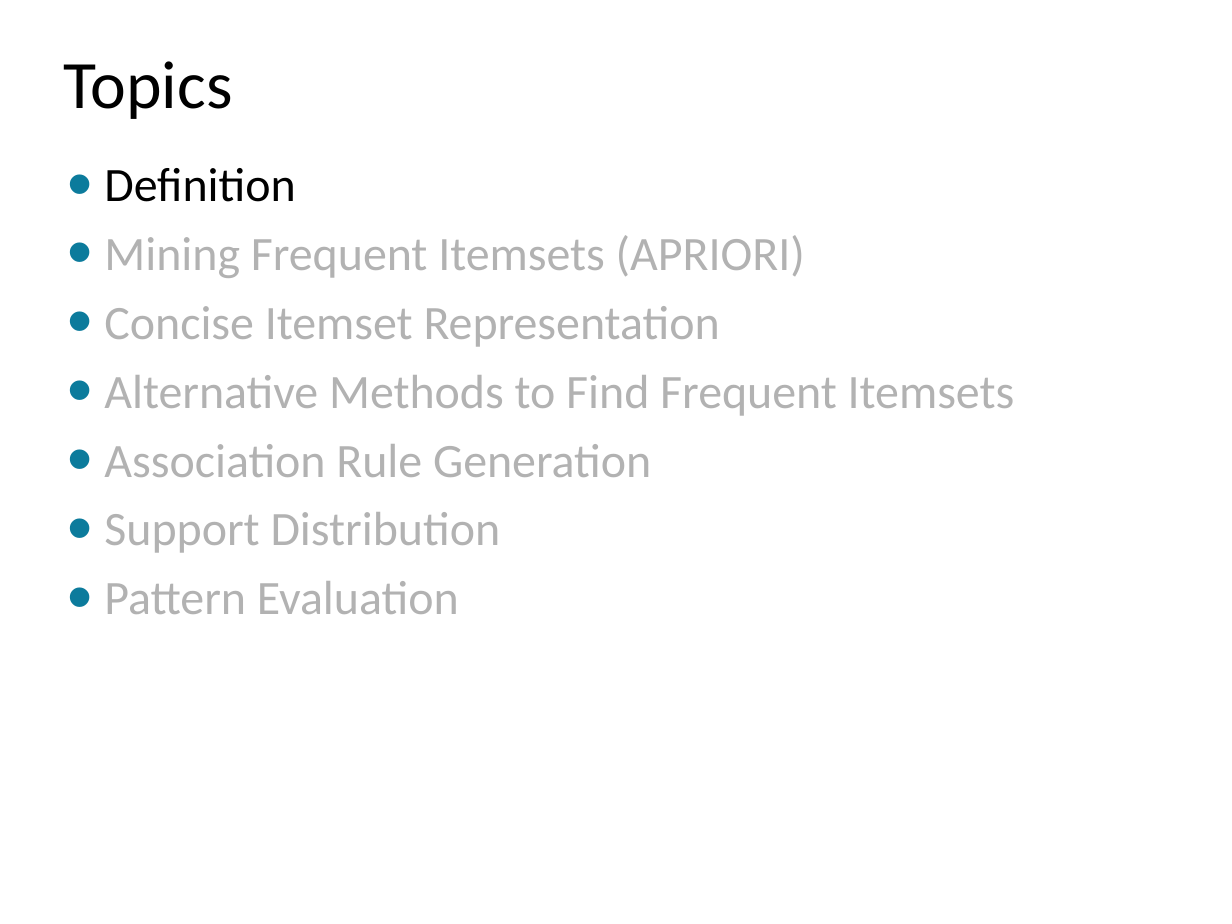
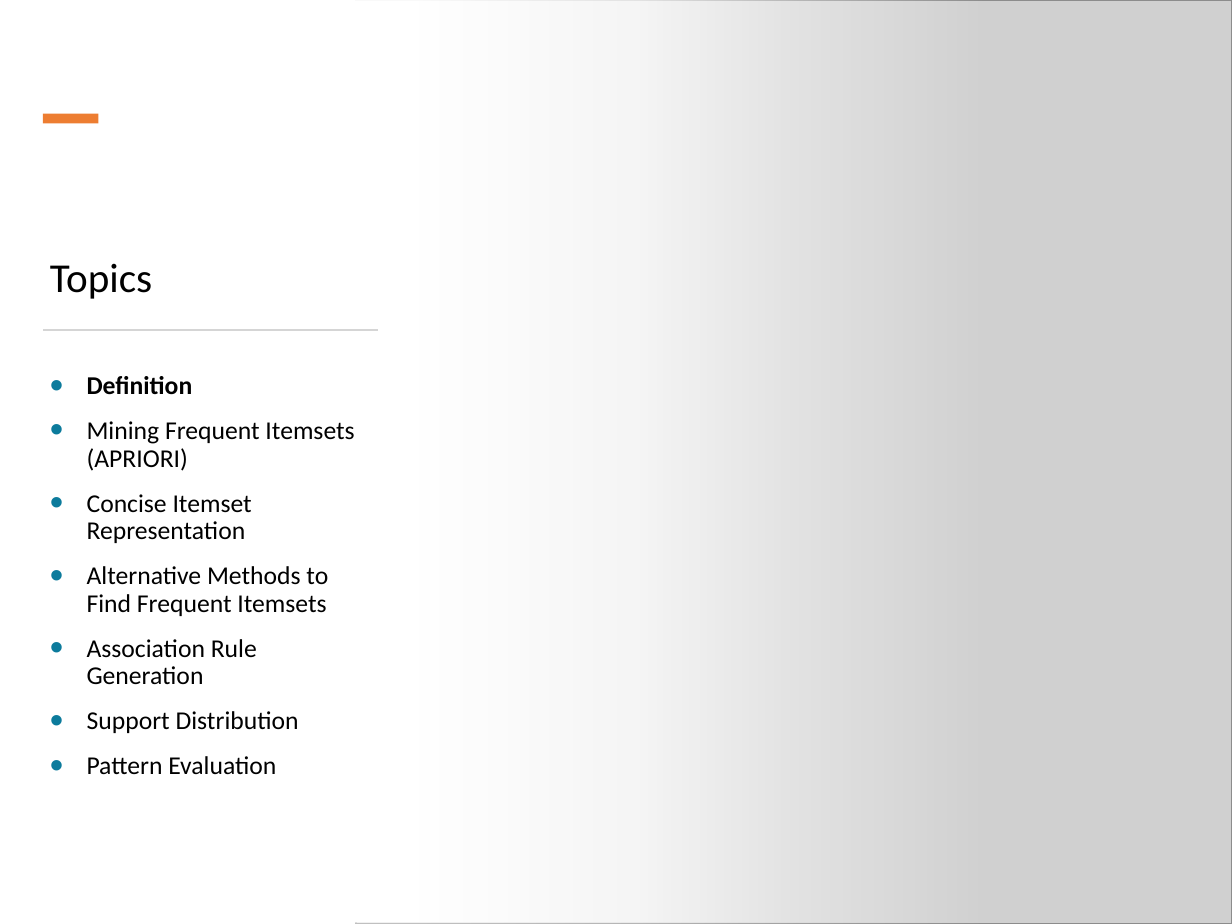
Before and after one commit to mhahsler/Introduction_to_Data_Mining_R_Examples, a slide deck: slide 3 of slides/chap5_basic_association_analysis.pptx (slide 2 before the commit). Drawn at 1232x924 pixels with LibreOffice and Linux fonts; fonts in the diff are those of the drawing; grey boxes stand for pictures. Boxes give left, top, right and bottom in pixels: in the first picture for what was removed or moved away, otherwise in the second. Text is boxed around its words. In the diff, an @@ line names an element or a change of style, - is before the commit and + after.

```diff
--- a/slides/chap5_basic_association_analysis.pptx
+++ b/slides/chap5_basic_association_analysis.pptx
@@ rectangle added at box(0, 0, 986, 924), fill gradient #FFFFFF @@
@@ picture added at box(356, 0, 1232, 924) @@
@@ rectangle added at box(43, 114, 98, 124), fill #ED7D31 @@
@@ title "Topics": place and size @@
-title "Topics" at box(64, 61, 233, 119)
+title "Topics" at box(50, 263, 152, 299)
@@ title "Topics" at box(50, 263, 152, 299): size 39.6 to 24 pt; vertical alignment middle to bottom @@
@@ rectangle added at box(43, 329, 377, 330), fill #D5D5D5, outline #D5D5D5 0.25 pt @@
@@ text "Definition": place and size @@
-text "Definition" at box(104, 168, 1015, 614)
+text "Definition" at box(87, 376, 354, 775)
@@ text "Definition" at box(87, 376, 354, 775): size 28 to 15 pt, text colour #B2B2B2 to #000000; bold on in "Definition" @@
```
Also in this commit, not shown: 8 other slides changed, 1 slide added, 10 other files.
